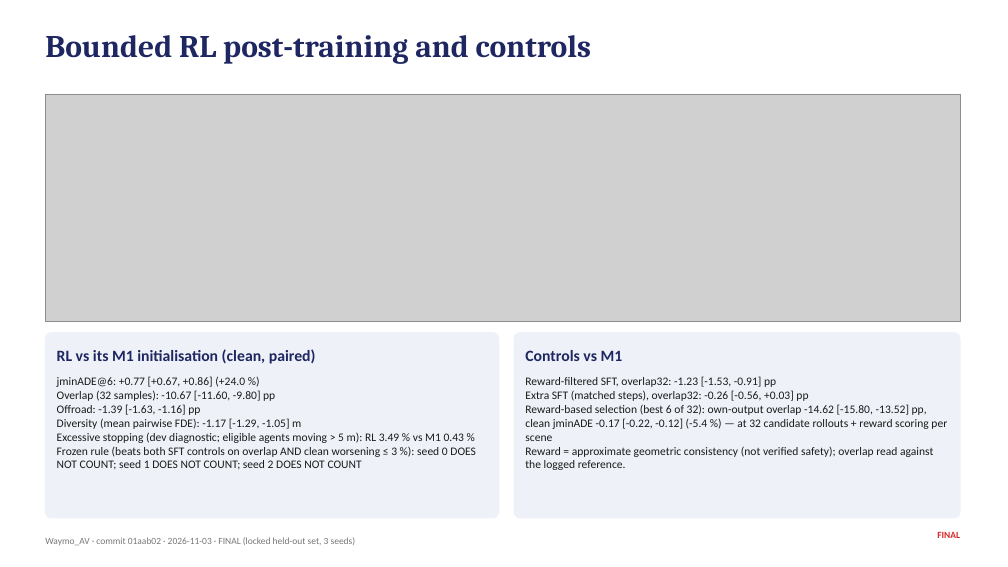
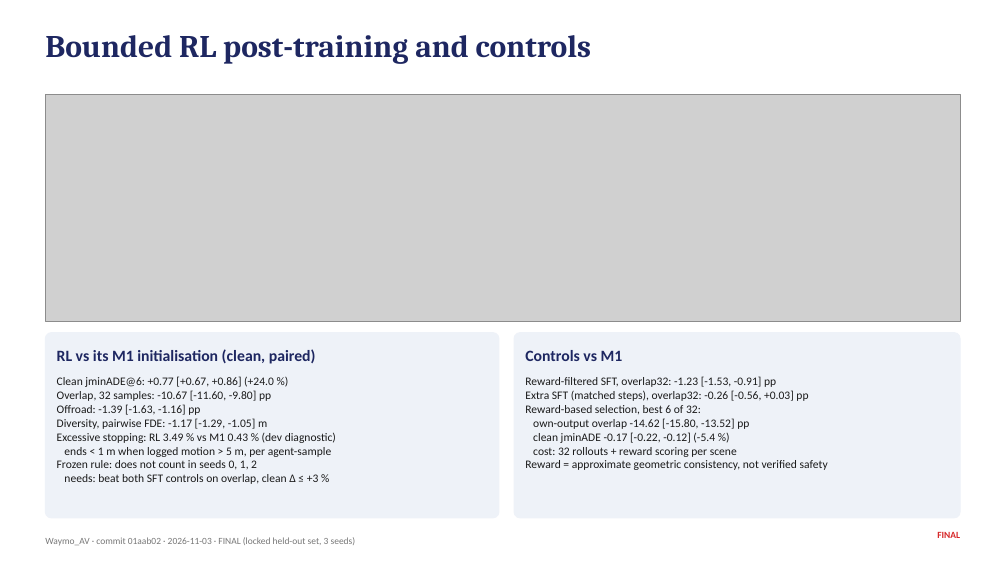
Before and after one commit to jarettpoliner/joint-motion, a slide deck: slide 8 of slides/waymo_av_results_final.pptx. Drawn at 1008x567 pixels with LibreOffice and Linux fonts; fonts in the diff are those of the drawing; grey boxes stand for pictures. Boxes give left, top, right and bottom in pixels: in the first picture for what was removed or moved away, otherwise in the second. Text is boxed around its words. In the diff, an @@ line names an element or a change of style, - is before the commit and + after.

Commit message:
Final deck: shorten RL and controls card lines so they fit with margin under font substitution

```diff
--- a/slides/waymo_av_results_final.pptx
+++ b/slides/waymo_av_results_final.pptx
@@ text at (x1=57, y1=376, x2=274, y2=401): text changed @@
-jminADE@6: +0.77 [+0.67, +0.86] (+24.0 %)
-Overlap (32 samples): -10.67 [-11.60, -9.80] pp
+Clean jminADE@6: +0.77 [+0.67, +0.86] (+24.0 %)
+Overlap, 32 samples: -10.67 [-11.60, -9.80] pp
@@ text at (x1=57, y1=418, x2=336, y2=484): text changed @@
-Diversity (mean pairwise FDE): -1.17 [-1.29, -1.05] m
-Excessive stopping (dev diagnostic; eligible agents moving > 5 m): RL 3.49 % vs M1 0.43 %
-Frozen rule (beats both SFT controls on overlap AND clean worsening ≤ 3 %): seed 0 DOES NOT COUNT; seed 1 DOES NOT COUNT; seed 2 DOES NOT COUNT
+Diversity, pairwise FDE: -1.17 [-1.29, -1.05] m
+Excessive stopping: RL 3.49 % vs M1 0.43 % (dev diagnostic)
+ends < 1 m when logged motion > 5 m, per agent-sample
+Frozen rule: does not count in seeds 0, 1, 2
+needs: beat both SFT controls on overlap, clean Δ ≤ +3 %
@@ text at (x1=525, y1=405, x2=828, y2=470): text changed @@
-Reward-based selection (best 6 of 32): own-output overlap -14.62 [-15.80, -13.52] pp, clean jminADE -0.17 [-0.22, -0.12] (-5.4 %) — at 32 candidate rollouts + reward scoring per scene
-Reward = approximate geometric consistency (not verified safety); overlap read against the logged reference.
+Reward-based selection, best 6 of 32:
+own-output overlap -14.62 [-15.80, -13.52] pp
+clean jminADE -0.17 [-0.22, -0.12] (-5.4 %)
+cost: 32 rollouts + reward scoring per scene
+Reward = approximate geometric consistency, not verified safety
```
Also in this commit, not shown: 2 other files.
